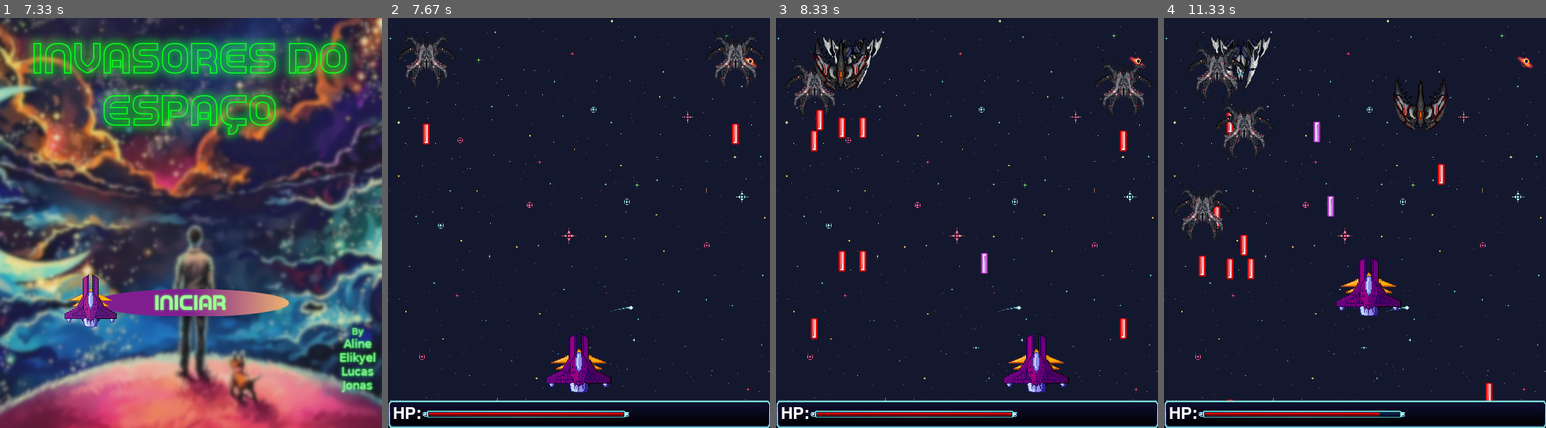
Above: before the commit, frames 1-4 (left to right).
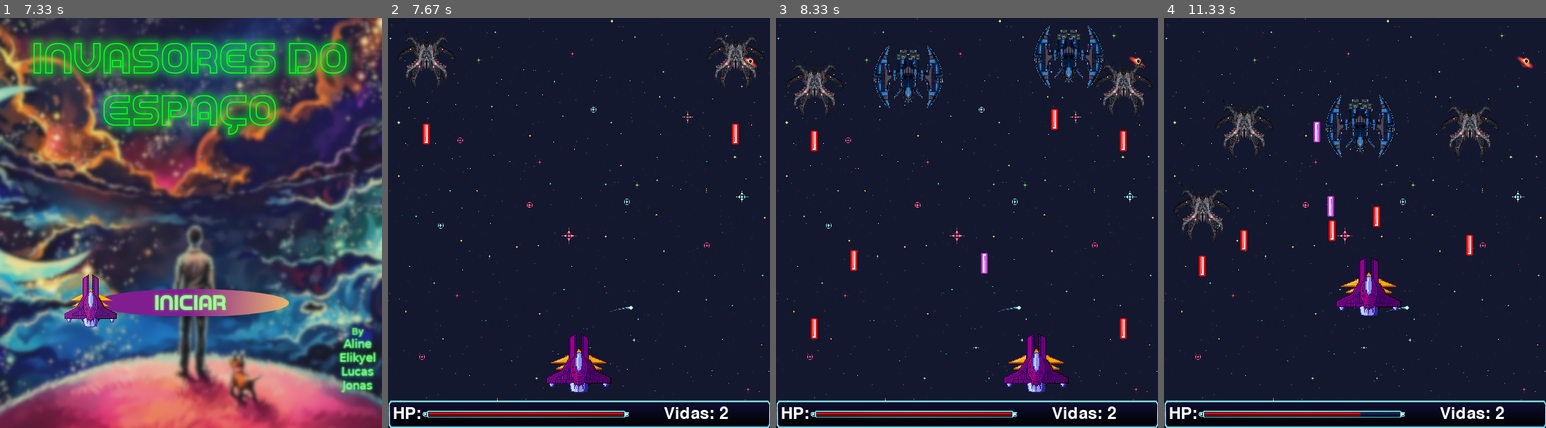
Above: after the commit, the same moments.

Repository: cjs-13/Projeto_pygame
Game: pygame game, started from main.py
The game is run twice, just before and just after one commit, with the same random seed, the same clock (stepped at 60 frames per second) and the same inputs.
Inputs (mouse positions are in pixels of both pictures, inside the frame that each line leads up to):
- Up to frame 1 (7.33 s): no input
- Up to frame 2 (7.67 s): click (579, 206) at 7.38 s
- Up to frame 3 (8.33 s): tap U at 7.67, 8.15 s; hold Right from 8 s (still down); tap Space at 8.07 s
- Up to frame 4 (11.33 s): tap Space at 8.37, 8.57, 8.9, 9.2, 9.4, 9.7, 9.97, 10.3, 10.6, 10.73, 11.13 s; release Right at 8.47 s; hold Up 8.5-8.8 s; hold Right 8.83-9.3 s; hold Left 9.33-9.87 s; tap U at 9.48, 10.82 s; hold Down 9.9-10.2 s; hold Left 10.23-10.63 s; hold Up 10.67-11.03 s; hold Right from 11.07 s (still down)

Frame 1 is identical in both runs. In frame 2, 0.2% of the frame differs, in the area x 72-90%, y 94-98%; in frame 3, 3.5%; in frame 4, 4.6%, in the area x 6-90%, y 4-98%.

Commit message:
Acrescentado mostrador das vidas do jogador, novo inimigo e novo boss

Diff:
--- a/main.py
+++ b/main.py
@@ -9,6 +9,7 @@
 BRANCO = (255, 255, 255)
 SCALE_NAVE = (100, 90)
 SCALE_BOSS = (350, 280)
+SCALE_LABEL_HP = (297, 10)
 
 pygame.init()
 pygame.font.init()
@@ -45,14 +46,14 @@
 NAVE_PRINCIPAL = muda_escala(carrega_imagem("assets", "space_ship.png").convert_alpha(), SCALE_NAVE)
 LASER_PRINCIPAL = carrega_imagem("assets", "laser_principal.png").convert_alpha()
 NAVES_INIMIGAS = list()
-for i in range(1, 4):
+for i in range(1, 5):
     NAVES_INIMIGAS.append(muda_escala(carrega_imagem("assets", f"enemy_ship ({i}).png").convert_alpha(), SCALE_NAVE))
-for i in range(1, 2):
+for i in range(1, 3):
     NAVES_INIMIGAS.append(muda_escala(carrega_imagem("assets", f"boss_ship ({i}).png").convert_alpha(), SCALE_BOSS))
 LASER_RED = carrega_imagem("assets", "laser_red.png").convert_alpha()
 LASER_BLUE = carrega_imagem("assets", "laser_blue.png").convert_alpha()
 HP = list()
-HP.append(muda_escala(carrega_imagem("assets", "hp (1).png"), (297, 10)))
+HP.append(muda_escala(carrega_imagem("assets", "hp (1).png"), SCALE_LABEL_HP))
 HP.append(muda_escala(carrega_imagem("assets", "hp (2).png"), (280, 5)))
 BARRA_INF = muda_escala(carrega_imagem("assets", "barra.png"), (LARGURA, 40))
 BG = muda_escala(carrega_imagem("assets", "BG.png").convert(), (LARGURA, ALTURA + 40))
@@ -113,7 +114,6 @@
     def testevida(self, lasers):
         if self.hp < 1:
             lasers.remove(self)
-
 
 class Nave():
     def __init__(self, x, y):
@@ -140,6 +140,9 @@
     def draw(self, tela):
         tela.blit(self.nave_img, (int(self.x), int(self.y)))
 
+    def fora_tela(self):
+        return self.y <= 0 or self.y >= ALTURA
+
     def atirarinterno(self, arma, lasers):
         if self.cool_down_counter[arma] < 1:
             self.cool_down_counter[arma] = self.firerate[arma]
@@ -184,11 +187,15 @@
             self.ai1_inimigo(lasers)
         elif self.ai == 2:
             self.ai2_inimigo(lasers)
+        elif self.ai == 3:
+            self.ai3_inimigo(lasers)
+        elif self.ai == 4:
+            self.ai4_boss(lasers)
 
     def ai0_inimigo(self, lasers):
         self.y += 1
         self.atirarinterno(0, lasers)
-        if self.fora_tela(ALTURA):
+        if self.fora_tela():
             self.hp = 0
 
     def ai1_inimigo(self, lasers):
@@ -210,6 +217,34 @@
         if self.cool_down_counter[0] == 0 and self.cool_down_counter[1] == 0:
             self.atirarinterno(1, lasers)
             self.atirarinterno(2, lasers)
+
+    def ai3_inimigo(self, lasers):
+        if self.x + self.largura() + 3 > LARGURA:
+            self.aihelper = 1
+        elif self.x - 3 < 0:
+            self.aihelper = 0
+        self.y += 1
+        if self.aihelper == 0:
+            self.x += 2
+        elif self.aihelper == 1:
+            self.x -= 2
+        self.atirarinterno(0, lasers)
+        if self.fora_tela():
+            self.hp = 0
+
+    def ai4_boss(self, lasers):
+        if self.x + self.largura() + 3 > LARGURA:
+            self.aihelper = 1
+        elif self.x - 3 < 0:
+            self.aihelper = 0
+        if self.aihelper == 0:
+            self.x += 2
+        elif self.aihelper == 1:
+            self.x -= 2
+        self.atirarinterno(0, lasers)
+        #self.atirarinterno(1, lasers)
+        #self.atirarinterno(2, lasers)
+        #self.atirarinterno(3, lasers)
 
 
 class Jogador(Nave):
@@ -234,10 +269,13 @@
         self.arma_x[0] = 45
         self.arma_y[0] = 0
 
-    def draw_hp(self, tela):
+    def draw_hp(self, tela): # Desenha na tela os status de hp e vida do jogador
+        hp_label = FONT_PRINCIPAL.render("HP:", True, BRANCO)
+        lives_label = FONT_PRINCIPAL.render(f"Vidas: {self.lives - 1}", True, BRANCO)
         tela.blit(self.hp_img[0], (50, ALTURA + 15))
         tela.blit(muda_escala(self.hp_img[1], (28 * self.hp, 5)), (59, ALTURA + 18))
-
+        TELA.blit(hp_label, (7, ALTURA + 7))
+        tela.blit(lives_label, (SCALE_LABEL_HP[0] + 100, ALTURA + 7))
 
 class Inimigo(Nave):
     def __init__(self, x, y, ai):
@@ -268,21 +306,20 @@
         self.arma_y[1] = self.altura() - 30
         self.arma_y[2] = self.altura() - 30
 
-    def fora_tela(self, altura):
-        return self.y >= altura
-
-
 class Boss(Nave):
     def __init__(self, x, y, ai):
         super().__init__(x, y)
-        self.nave_img = NAVES_INIMIGAS[3]
+        self.nave_img = NAVES_INIMIGAS[ai]
         self.laser_img = LASER_BLUE
         self.mascara = pygame.mask.from_surface(self.nave_img)
         self.tipo = "Boss"
-        self.firerate = 60
         self.layer = 2
         self.damagetype = 2
         self.ai = ai
+        self.firerate[0] = 30
+        self.firerate[1] = 30
+        self.firerate[2] = 30
+        self.firerate[3] = 30
         self.laserhp[0] = 1
         self.laserhp[1] = 1
         self.laserhp[2] = 1
@@ -376,7 +413,7 @@
             self.wave += 1  # anda para a proxima onda
             self.counteracive = False  # desativa o contador
 
-    def faseid0(self, naves):  # a primeira fase
+    def faseid0(self, naves):  # a primeira fasedddda
 
         if self.wave == 0:  # onda 1
             self.wave_id0(naves)
@@ -412,15 +449,10 @@
     naves.append(jogador)
     lasers = list()
     fase = Fase()
-    hp_label = FONT_PRINCIPAL.render("HP:", True, BRANCO)
 
     while jogando:
         RELOGIO.tick(FPS)
         TELA.blit(BG, (0, 0))
-
-        # Spawn aleatório de inimigos
-        '''if len(naves) < 5:
-            fase.criar_inimigo(random.randint(5, 450), 0, random.randint(0, 2), naves)'''
 
         for event in pygame.event.get():
             if event.type == pygame.QUIT:
@@ -431,7 +463,7 @@
                 if event.key == pygame.K_ESCAPE:
                     jogando = False
                 if event.key == pygame.K_u:
-                    fase.criar_inimigo(random.randint(5,450),0,random.randint(0,2) , naves)
+                    fase.criar_inimigo(random.randint(5,450),0,3, naves)
 
                 if event.key == pygame.K_l:
                     jogador.firerateup()
@@ -465,7 +497,6 @@
 
         TELA.blit(BARRA_INF, (0, ALTURA))
         jogador.draw_hp(TELA)
-        TELA.blit(hp_label, (7, ALTURA + 7))
 
         fase.direcionar_fase(naves)
         fase.counter_tick()
@@ -562,7 +593,7 @@
     # Pegando a largura as imagens usadas na tela
     larg_nome = TEXTO.get_width()
     larg_nave_p = NAVE_PRINCIPAL.get_width()
-    larg_nave_boss = NAVES_INIMIGAS[3].get_width()
+    larg_nave_boss = NAVES_INIMIGAS[4].get_width()
 
     # Definindo a coordenada horizontal de início de cada imagem
     largura_nome = LARGURA//2 - larg_nome//2
@@ -579,7 +610,6 @@
     altura_nave_i2 = ALTURA + 350
     altura_nave_i3 = ALTURA + 350
     altura_nave_b = ALTURA  + 400
-
 
 
     def girar(imagem):
@@ -612,7 +642,7 @@
         TELA.blit(girar(NAVES_INIMIGAS[0]), (int(largura_nave_i1), int(altura_nave_i1)))
         TELA.blit(girar(NAVES_INIMIGAS[1]), (largura_nave_i2, altura_nave_i2))
         TELA.blit(girar(NAVES_INIMIGAS[2]), (largura_nave_i3, altura_nave_i3))
-        TELA.blit(girar(NAVES_INIMIGAS[3]), (largura_boss, altura_nave_b))
+        TELA.blit(girar(NAVES_INIMIGAS[4]), (largura_boss, altura_nave_b))
 
         # Controle de Eventos de Mouse e Teclado
         for event in pygame.event.get():
Binary file added: assets/boss_ship (2).png
Binary file added: assets/enemy_ship (4).png
